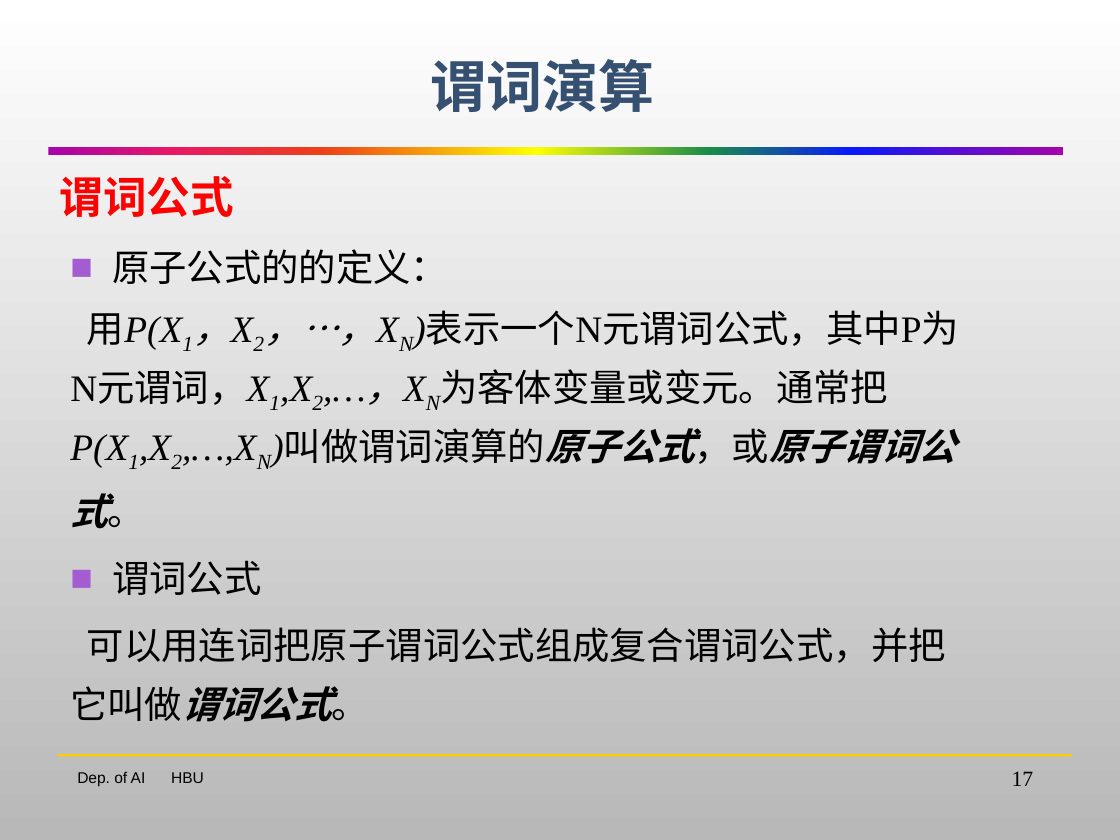
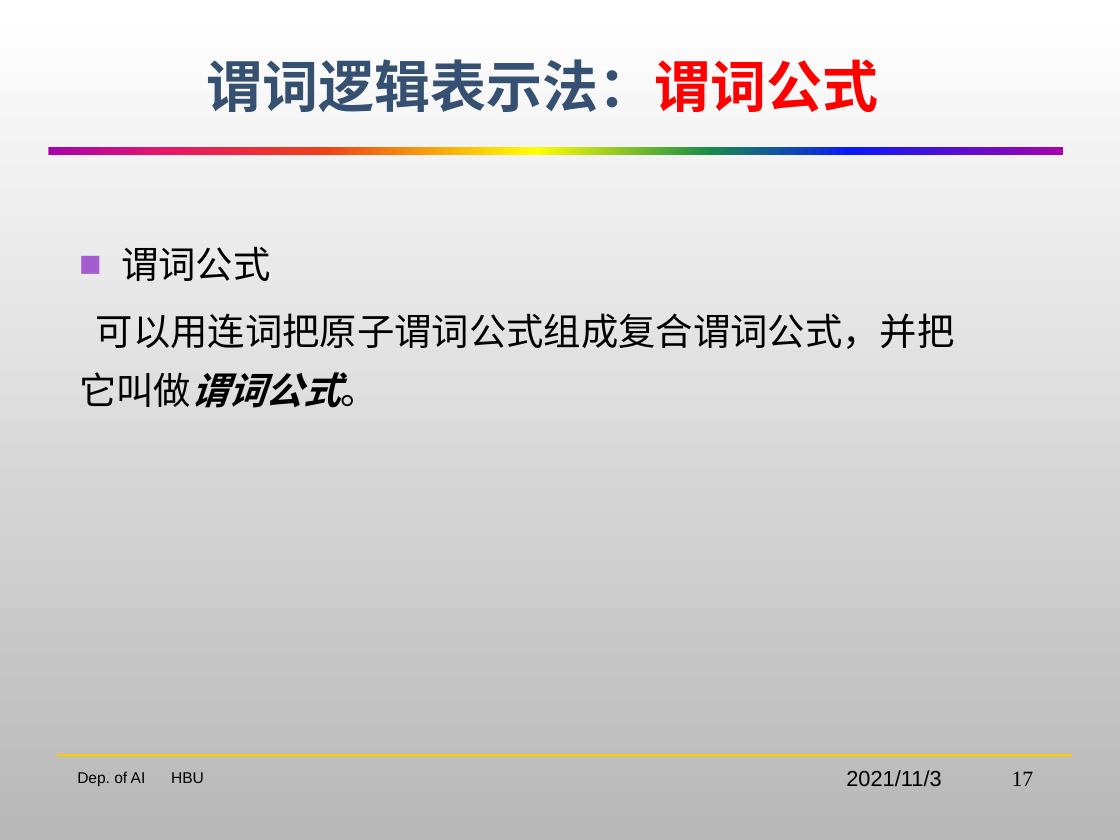
Before and after one commit to HBU/Artificial_Intelligence, a slide deck: slide 17 of AI-PPT-史忠植/AI02知识表示.pptx. Drawn at 1120x840 pixels with LibreOffice and Linux fonts; fonts in the diff are those of the drawing; background and template pictures are left out. Boxes give left, top, right and bottom in pixels: in the first picture for what was removed or moved away, otherwise in the second. Text is boxed around its words. In the diff, an @@ line names an element or a change of style, - is before the commit and + after.

```diff
--- a/AI-PPT-史忠植/AI02知识表示.pptx
+++ b/AI-PPT-史忠植/AI02知识表示.pptx
@@ title at (x1=207, y1=59, x2=879, y2=112): text changed @@
-谓词演算
+谓词逻辑表示法：谓词公式
@@ text at (x1=60, y1=176, x2=958, y2=529): paragraphs removed @@
-谓词公式
-  ■ 原子公式的的定义：
-    用P(X1，X2，…，XN)表示一个N元谓词公式，其中P为N元谓词，X1,X2,…，XN为客体变量或变元。通常把P(X1,X2,…,XN)叫做谓词演算的原子公式，或原子谓词公式。
@@ text "谓词公式" moved from (x1=60, y1=176, x2=958, y2=722) to (x1=79, y1=246, x2=955, y2=408) @@
@@ text added at (x1=846, y1=770, x2=941, y2=787), 14 pt, text #000000 @@
+2021/11/3
```
Also in this commit, not shown: 49 other slides changed, 9 slides added, 25 slides removed.
